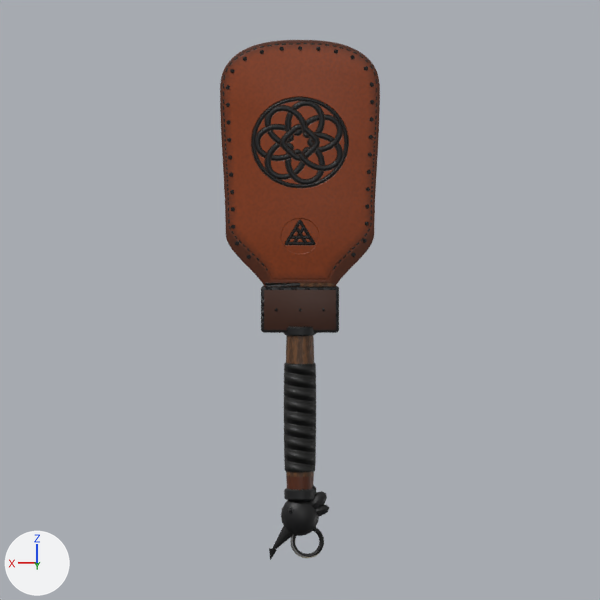
A saved change to the Blender file WhipItUp-Blender/WhipItUp.blend.
Camera for both pictures: the file's camera 'PreviewCam'. Lighting does not change. The marker at lower left points along +X, +Y and +Z. The picture after the commit comes second.

In view in the first picture: 'Paddle'.
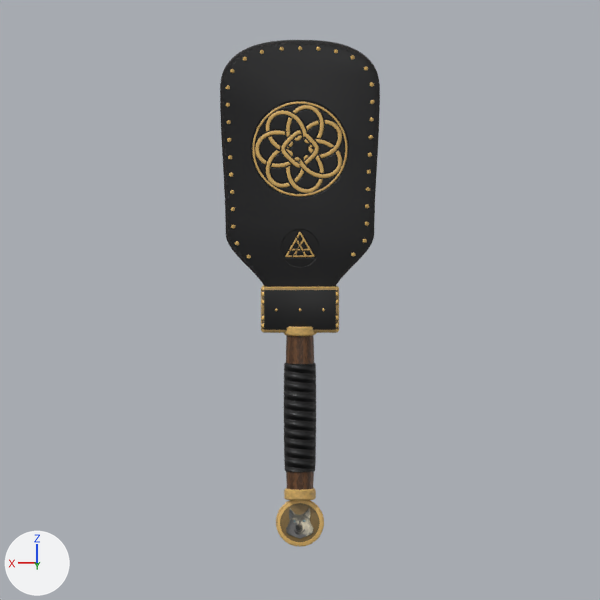
What changed in the scene script:
```text
Add img_paddle_albedo_v1_png:
    img_paddle_albedo_v1_png = load_image('paddle_Albedo_V1.png', 'textures/paddle_Albedo_V1.png', 1024, 1024, 'sRGB')
Change mat_paddle_mat:
    where n2 = _N.new('ShaderNodeTexImage'); n2.name = 'albedo'
    n2.image: img_paddle_albedo_v5_png -> img_paddle_albedo_v1_png
Change me_paddle:
    used by ob_paddle; location = (0.0, 0.0, 0.0)
    remove me_paddle.from_pydata(...)  # 3186 vertices, 3235 faces; spans x -0.088..0.088, y -0.018..0.018, z -0.155..0.42
    add me_paddle.from_pydata(...)  # 2820 vertices, 2799 faces; spans x -0.088..0.088, y -0.018..0.018, z -0.14..0.42
    me_paddle part 1: a new loose piece of 240 vertices spanning x -0.026..0.026, y -0.006..0.006, z -0.14..-0.087, in mat_paddle_mat
    me_paddle part 2: the loose piece of 192 vertices spanning x -0.027..0.011, y -0.003..0.003, z -0.153..-0.116 is deleted
    me_paddle part 3: the loose piece of 20 vertices spanning x 0.026..0.034, y -0.003..0.003, z -0.155..-0.142 is deleted
    me_paddle part 4: 326 vertices removed from x -0.032..0.033, y -0.017..0.017, z -0.147..-0.072
    me_paddle part 5: 1716 kept faces spanning x -0.086..0.086, y -0.018..0.018, z -0.088..0.418 get new texture (UV) coordinates
    other edits to the shape of me_paddle do not show in these pictures
```

Changed parts and their boxes [x1, y1, x2, y2] in the pictures (600 x 600 px):
'Paddle', surface changed, reshaped (brown to black): before [220, 40, 380, 560]; after [220, 40, 380, 547]
part 1 of me_paddle, added: after [276, 500, 324, 547]
part 2 of me_paddle, deleted: before [290, 527, 324, 558]
part 3 of me_paddle, deleted: before [269, 548, 277, 560]
part 4 of me_paddle, deleted: before [272, 485, 329, 550]
part 5 of me_paddle, surface changed (brown to black): [222, 42, 378, 500] in both
